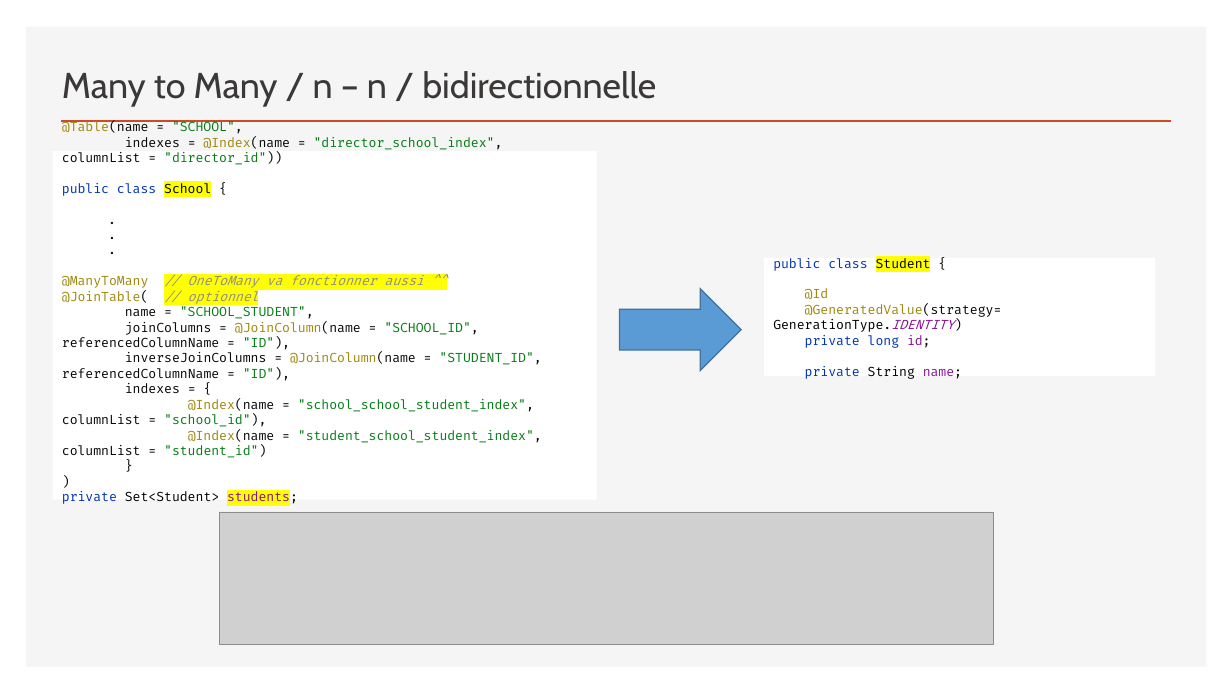
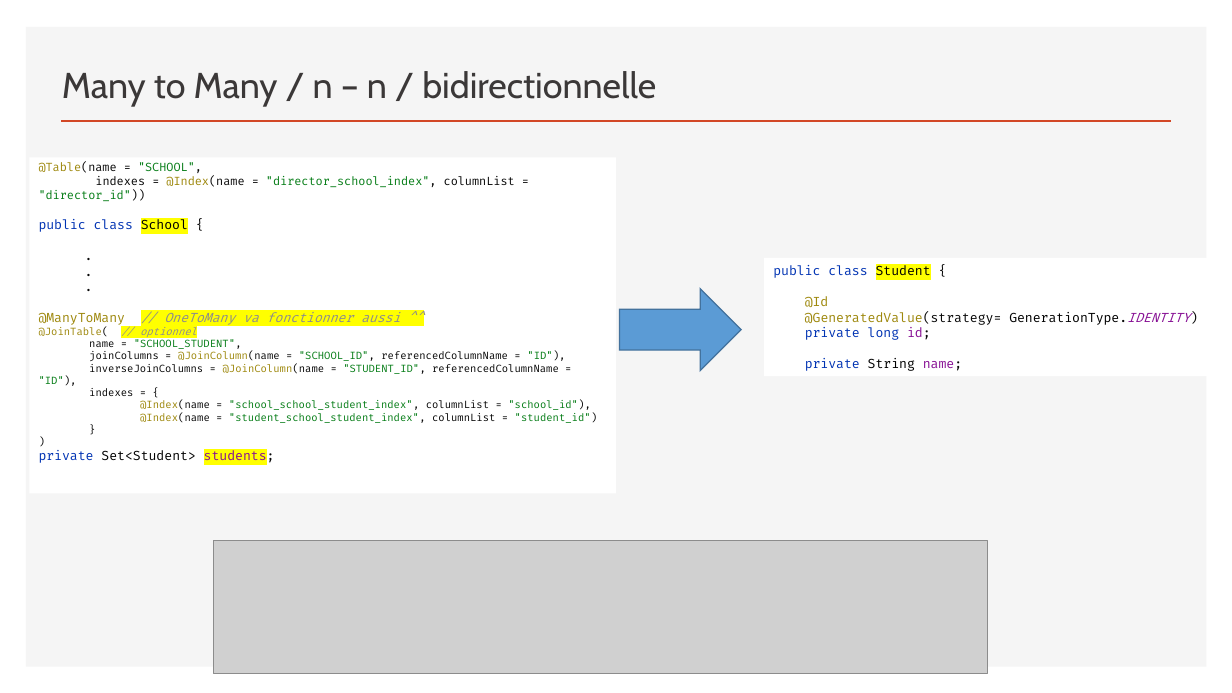
Before and after one commit to sebzuki/hibernate, a slide deck: slide 9 of JPA-HIBERNATE.pptx. Drawn at 1232x693 pixels with LibreOffice and Linux fonts; fonts in the diff are those of the drawing; grey boxes stand for pictures. Boxes give left, top, right and bottom in pixels: in the first picture for what was removed or moved away, otherwise in the second. Text is boxed around its words. In the diff, an @@ line names an element or a change of style, - is before the commit and + after.

```diff
--- a/JPA-HIBERNATE.pptx
+++ b/JPA-HIBERNATE.pptx
@@ rectangle "@Table(name = "SCHOOL", indexes = ...": place and size @@
-rectangle "@Table(name = "SCHOOL", indexes = ..." at box(53, 152, 597, 500)
+rectangle "@Table(name = "SCHOOL", indexes = ..." at box(30, 157, 616, 494)
@@ text in rectangle at box(39, 162, 598, 465): size 10 to 9 pt in "@Table(name = "SCHOOL", indexes = @Index(name = ..."; size 10 to 8 pt in "@JoinTable( // optionnel name = "SCHOOL_STUDENT", joinColumn ..." @@
@@ rectangle "public class Student { @Id ...": place and size @@
-rectangle "public class Student { @Id ..." at box(764, 258, 1156, 376)
+rectangle "public class Student { @Id ..." at box(764, 258, 1232, 376)
@@ picture: place and size @@
-picture at box(220, 512, 994, 645)
+picture at box(213, 541, 988, 674)
```
Also in this commit, not shown: 7 other slides changed.
